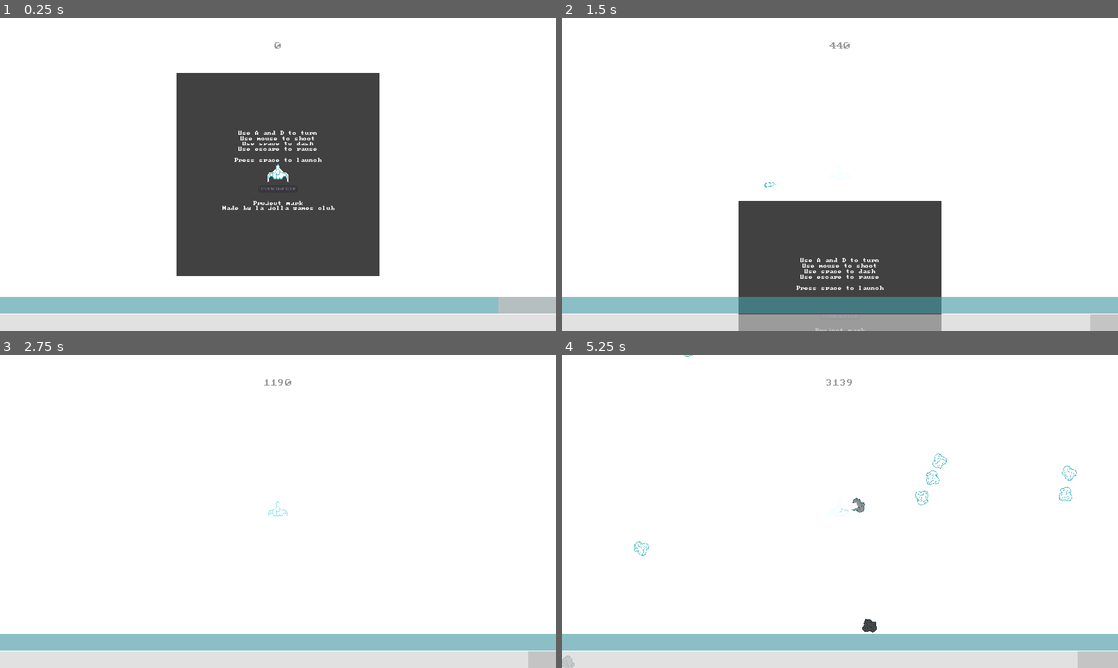
Above: before the commit, frames 1-4 (two rows, left to right).
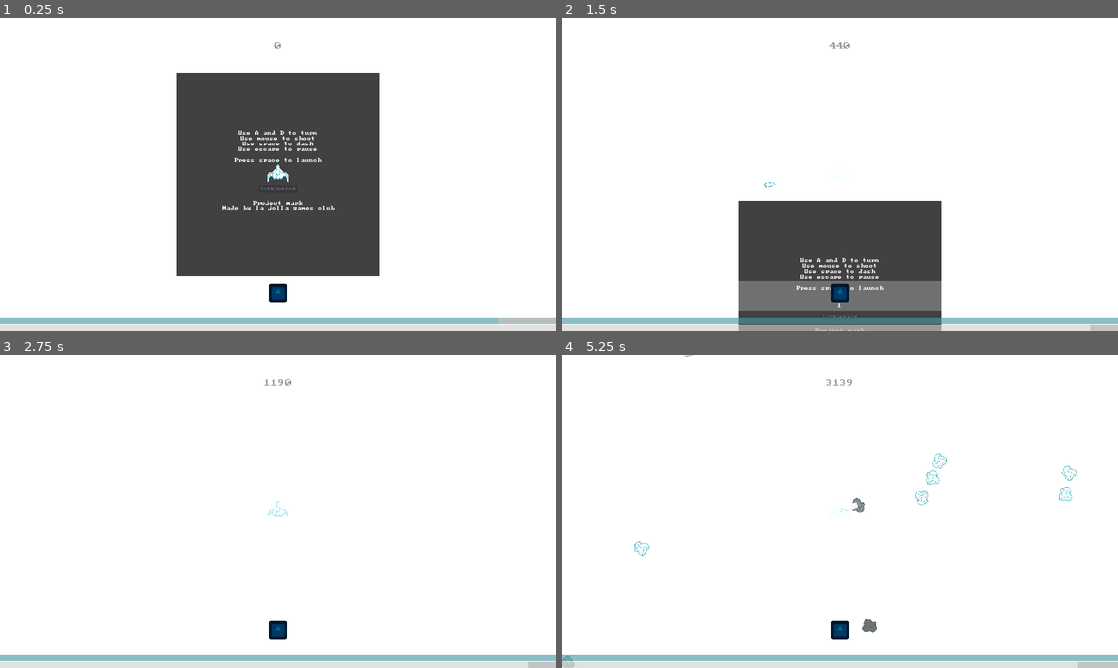
Above: after the commit, the same moments.

Repository: lajollagamesclub/project-mark
Game: Godot game, scene res://Main.tscn
The game is run twice, just before and just after one commit, with the same random seed, the same clock (stepped at 60 frames per second) and the same inputs. The engine's default icon, where the game draws it, is replaced by a stand-in: a white triangle on a blue panel in a dark square.
Inputs (mouse positions are in pixels of both pictures, inside the frame that each line leads up to):
- Up to frame 1 (0.25 s): no input
- Up to frame 2 (1.5 s): move the mouse to (962, 158) at 0.52 s; hold E (g_dash_right) 0.53-1.28 s; tap Space (g_dash) at 0.6 s; move the mouse to (728, 190) at 1.27 s; hold S (g_down) from 1.28 s (still down); click (728, 190) at 1.35 s
- Up to frame 3 (2.75 s): move the mouse to (333, 442) at 2.02 s; release S (g_down) at 2.03 s; hold E (g_dash_right) from 2.03 s (still down); tap Space (g_dash) at 2.1 s
- Up to frame 4 (5.25 s): move the mouse to (812, 574) at 2.77 s; release E (g_dash_right) at 2.78 s; hold Up (g_fire_up) 2.78-3.53 s; click (812, 574) at 2.85 s; move the mouse to (1006, 558) at 3.52 s; hold Q (g_dash_left) 3.53-5.03 s; tap Space (g_dash) at 3.6, 5.1 s; tap Enter at 4.25 s; move the mouse to (673, 464) at 4.27 s; click (673, 464) at 4.35 s; move the mouse to (867, 511) at 5.02 s; hold S (g_down) from 5.03 s (still down)

The runs differ from the first frame. In frame 1, 8.8% of the frame differs, in the area x 0-100%, y 84-98%; in frame 2, 10%; in frame 3, 8.8%; in frame 4, 8.9%.

Commit message:
Add components GUI

Diff:
--- a/src/Component.gd
+++ b/src/Component.gd
@@ -16,7 +16,6 @@
 	self.cooldown_time = cooldown_time
 	set_process(false)
 	$CooldownVisualizer.visible = false
-#	start_cooldown()
 
 func _process(delta):
 	cur_cooldown_time -= delta
@@ -25,6 +24,9 @@
 		$CooldownVisualizer.visible = false
 		set_process(false)
 
+func is_cooled_down() -> bool:
+	return cur_cooldown_time <= 0.0
+
 func start_cooldown():
 	cur_cooldown_time = cooldown_time
 	$CooldownVisualizer.visible = true
--- a/src/Component.tscn
+++ b/src/Component.tscn
@@ -6,6 +6,7 @@
 [node name="Component" type="CenterContainer"]
 anchor_right = 1.0
 anchor_bottom = 1.0
+size_flags_horizontal = 3
 script = ExtResource( 2 )
 __meta__ = {
 "_edit_use_anchors_": false
--- /dev/null
+++ b/src/ComponentNumberLabel.gd
@@ -0,0 +1,10 @@
+extends CenterContainer
+
+class_name ComponentNumberLabel
+
+var number: int = 0 setget set_number
+
+func set_number(new_number):
+	number = new_number
+	if has_node("Label"):
+		$Label.text = str(number)
--- /dev/null
+++ b/src/ComponentNumberLabel.tscn
@@ -0,0 +1,26 @@
+[gd_scene load_steps=3 format=2]
+
+[ext_resource path="res://theme.tres" type="Theme" id=1]
+[ext_resource path="res://ComponentNumberLabel.gd" type="Script" id=2]
+
+[node name="ComponentNumberLabel" type="CenterContainer"]
+margin_right = 40.0
+margin_bottom = 14.0
+size_flags_horizontal = 3
+theme = ExtResource( 1 )
+script = ExtResource( 2 )
+__meta__ = {
+"_edit_use_anchors_": false
+}
+
+[node name="Label" type="Label" parent="."]
+margin_left = 12.0
+margin_right = 28.0
+margin_bottom = 16.0
+theme = ExtResource( 1 )
+text = "1"
+align = 1
+valign = 1
+__meta__ = {
+"_editor_description_": ""
+}
--- /dev/null
+++ b/src/ComponentsAndNumbers.gd
@@ -0,0 +1,25 @@
+extends VBoxContainer
+
+const player_state = preload("res://player_state.tres")
+
+onready var components_list = $ComponentsList
+onready var numbers_list = $NumbersList
+
+func _ready():
+	player_state.connect("components_changed", self, "_on_components_changed")
+	_on_components_changed(player_state.cur_components)
+
+func _on_components_changed(new_components):
+	remove_children(components_list)
+	remove_children(numbers_list)
+	var cur_number: int = 1
+	for component_name in new_components:
+		var cur_component_scene: Control = load(player_state.get_component_scene(component_name )).instance()
+		components_list.add_child(cur_component_scene)
+		var cur_number_label: ComponentNumberLabel = preload("res://ComponentNumberLabel.tscn").instance()
+		cur_number_label.number = cur_number
+		numbers_list.add_child(cur_number_label)
+
+func remove_children(parent_node: Node):
+	for c in parent_node.get_children():
+		c.queue_free()
--- a/src/Main.tscn
+++ b/src/Main.tscn
@@ -20,6 +20,7 @@
 [ext_resource path="res://PauseMenu.gd" type="Script" id=18]
 [ext_resource path="res://Player.tscn" type="PackedScene" id=19]
 [ext_resource path="res://RadialDistortion.tscn" type="PackedScene" id=20]
+[ext_resource path="res://ComponentsAndNumbers.gd" type="Script" id=21]
 
 [sub_resource type="ShaderMaterial" id=1]
 shader = ExtResource( 4 )
@@ -216,37 +217,62 @@
 anchor_top = 1.0
 anchor_right = 1.0
 anchor_bottom = 1.0
-margin_top = -240.0
+margin_top = -193.0
 __meta__ = {
 "_edit_use_anchors_": false
 }
 
 [node name="ComponentsMarginContainer" type="MarginContainer" parent="UI/LowerUI"]
 margin_right = 1920.0
-margin_bottom = 118.0
-size_flags_vertical = 3
+margin_bottom = 126.0
+size_flags_vertical = 3
+size_flags_stretch_ratio = 2.0
 custom_constants/margin_right = 20
 custom_constants/margin_top = 20
 custom_constants/margin_left = 20
 custom_constants/margin_bottom = 20
 
-[node name="HBoxContainer" type="HBoxContainer" parent="UI/LowerUI/ComponentsMarginContainer"]
+[node name="ComponentsPanelContainer" type="PanelContainer" parent="UI/LowerUI/ComponentsMarginContainer"]
 margin_left = 20.0
 margin_top = 20.0
 margin_right = 1900.0
-margin_bottom = 98.0
+margin_bottom = 106.0
+theme = ExtResource( 11 )
+
+[node name="InnerMarginContainer" type="MarginContainer" parent="UI/LowerUI/ComponentsMarginContainer/ComponentsPanelContainer"]
+margin_right = 1880.0
+margin_bottom = 86.0
+custom_constants/margin_right = 10
+custom_constants/margin_top = 10
+custom_constants/margin_left = 10
+custom_constants/margin_bottom = 10
+
+[node name="ComponentsAndNumbers" type="VBoxContainer" parent="UI/LowerUI/ComponentsMarginContainer/ComponentsPanelContainer/InnerMarginContainer"]
+margin_left = 10.0
+margin_top = 10.0
+margin_right = 1870.0
+margin_bottom = 76.0
+script = ExtResource( 21 )
+
+[node name="ComponentsList" type="HBoxContainer" parent="UI/LowerUI/ComponentsMarginContainer/ComponentsPanelContainer/InnerMarginContainer/ComponentsAndNumbers"]
+margin_right = 1860.0
+
+[node name="NumbersList" type="HBoxContainer" parent="UI/LowerUI/ComponentsMarginContainer/ComponentsPanelContainer/InnerMarginContainer/ComponentsAndNumbers"]
+margin_top = 4.0
+margin_right = 1860.0
+margin_bottom = 4.0
 
 [node name="Bars" type="VBoxContainer" parent="UI/LowerUI"]
-margin_top = 122.0
-margin_right = 1920.0
-margin_bottom = 240.0
+margin_top = 130.0
+margin_right = 1920.0
+margin_bottom = 193.0
 size_flags_vertical = 3
 theme = ExtResource( 11 )
 
 [node name="HealthBar" type="ProgressBar" parent="UI/LowerUI/Bars"]
 modulate = Color( 0.376471, 0.756863, 0.8, 0.501961 )
 margin_right = 1920.0
-margin_bottom = 57.0
+margin_bottom = 29.0
 size_flags_vertical = 3
 value = 50.0
 percent_visible = false
@@ -254,9 +280,9 @@
 
 [node name="AmmoBar" type="ProgressBar" parent="UI/LowerUI/Bars"]
 modulate = Color( 1, 1, 1, 0.501961 )
-margin_top = 61.0
-margin_right = 1920.0
-margin_bottom = 118.0
+margin_top = 33.0
+margin_right = 1920.0
+margin_bottom = 63.0
 size_flags_vertical = 3
 theme = ExtResource( 11 )
 value = 50.0
--- a/src/RadialDistortion.gd
+++ b/src/RadialDistortion.gd
@@ -1,5 +1,7 @@
 tool
 extends SimpleQuad
+
+const player_state = preload("res://player_state.tres")
 
 export var reset = false setget set_reset
 
@@ -7,6 +9,7 @@
 
 func _ready():
 	set_process(false)
+	player_state.connect("hyperspace_changed", self, "_on_hyperspace_changed")
 	material.set_shader_param("dist", 0.0)
 
 func set_reset(new_reset):
@@ -30,3 +33,9 @@
 func outof_hyperspace():
 	self.reset = true
 	direction = -1.0
+
+func _on_hyperspace_changed(new_hyperspace):
+	if new_hyperspace:
+		into_hyperspace()
+	else:
+		outof_hyperspace()
--- /dev/null
+++ b/src/Warping.gd
@@ -0,0 +1,16 @@
+extends Component
+
+const player_state = preload("res://player_state.tres")
+
+
+func _ready():
+	self.cooldown_time = 3.0
+
+func on_trigger():
+	player_state.in_hyperspace = true
+	$Timer.start()
+	start_cooldown()
+
+
+func _on_Timer_timeout():
+	player_state.in_hyperspace = false
--- /dev/null
+++ b/src/Warping.tscn
@@ -0,0 +1,14 @@
+[gd_scene load_steps=3 format=2]
+
+[ext_resource path="res://Component.tscn" type="PackedScene" id=1]
+[ext_resource path="res://Warping.gd" type="Script" id=2]
+
+[node name="Warping" instance=ExtResource( 1 )]
+script = ExtResource( 2 )
+
+[node name="Icon" parent="." index="0"]
+modulate = Color( 0, 0.403922, 0.541176, 1 )
+
+[node name="Timer" type="Timer" parent="." index="2"]
+wait_time = 3.0
+[connection signal="timeout" from="Timer" to="." method="_on_Timer_timeout"]
--- a/src/player_state.gd
+++ b/src/player_state.gd
@@ -3,10 +3,16 @@
 signal fuel_changed(new_fuel)
 signal health_changed(new_health)
 signal moved(move_vector)
+signal components_changed(new_components)
+signal hyperspace_changed(new_in_hyperspace)
 
-const components = {
+const available_components = {
 	"warping" : "Warping.tscn"
 }
+
+var cur_components: Array = [
+	"warping"
+]
 
 # warning-ignore:unused_class_variable
 var max_distance: int = 0
@@ -14,7 +20,25 @@
 var cur_position: Vector2 = Vector2()
 var fuel: float = 100.0 setget set_fuel
 var health: float = 100.0 setget set_health
-var tree: SceneTree = null
+var in_hyperspace: bool = false setget set_in_hyperspace
+var tree: SceneTree
+
+func get_component_scene(component_name: String) -> String:
+	return available_components[component_name]
+
+func add_component(component_name: String):
+	if not component_name in available_components.keys():
+		printerr("Unknown component " + component_name)
+	else:
+		cur_components.append(component_name)
+		emit_signal("components_changed", cur_components)
+
+func remove_component(component_name: String):
+	if not component_name in cur_components:
+		printerr("Component " + component_name + " is not currently equipped, cannot remove")
+	else:
+		cur_components.erase(component_name)
+		emit_signal("components_changed", cur_components)
 
 func get_cur_distance() -> int:
 	return int(cur_position.length())
@@ -24,6 +48,10 @@
 	emit_signal("moved", move_vector)
 	if self.cur_distance > max_distance:
 		max_distance = int(round(self.cur_distance))
+
+func set_in_hyperspace(new_in_hyperspace):
+	in_hyperspace = new_in_hyperspace
+	emit_signal("hyperspace_changed", new_in_hyperspace)
 
 func set_fuel(new_fuel):
 	if new_fuel > 100 or new_fuel < 0:
--- a/src/project.godot
+++ b/src/project.godot
@@ -13,6 +13,11 @@
 "class": "Component",
 "language": "GDScript",
 "path": "res://Component.gd"
+}, {
+"base": "CenterContainer",
+"class": "ComponentNumberLabel",
+"language": "GDScript",
+"path": "res://ComponentNumberLabel.gd"
 }, {
 "base": "Node2D",
 "class": "InWorld2D",
@@ -36,6 +41,7 @@
 } ]
 _global_script_class_icons={
 "Component": "",
+"ComponentNumberLabel": "",
 "InWorld2D": "",
 "InWorldGUI": "",
 "InWorldKinematic": "",
--- a/src/theme.tres
+++ b/src/theme.tres
@@ -3,7 +3,11 @@
 [ext_resource path="res://pc-senior/pcsenior.ttf" type="DynamicFontData" id=1]
 
 [sub_resource type="StyleBoxFlat" id=1]
-bg_color = Color( 0, 0, 0, 1 )
+bg_color = Color( 1, 1, 1, 0.247059 )
+corner_radius_top_left = 15
+corner_radius_top_right = 15
+corner_radius_bottom_right = 15
+corner_radius_bottom_left = 15
 
 [sub_resource type="StyleBoxFlat" id=2]
 bg_color = Color( 0.168627, 0.168627, 0.168627, 1 )
Not shown: 1 places in src/Main.tscn that only renumber resources
